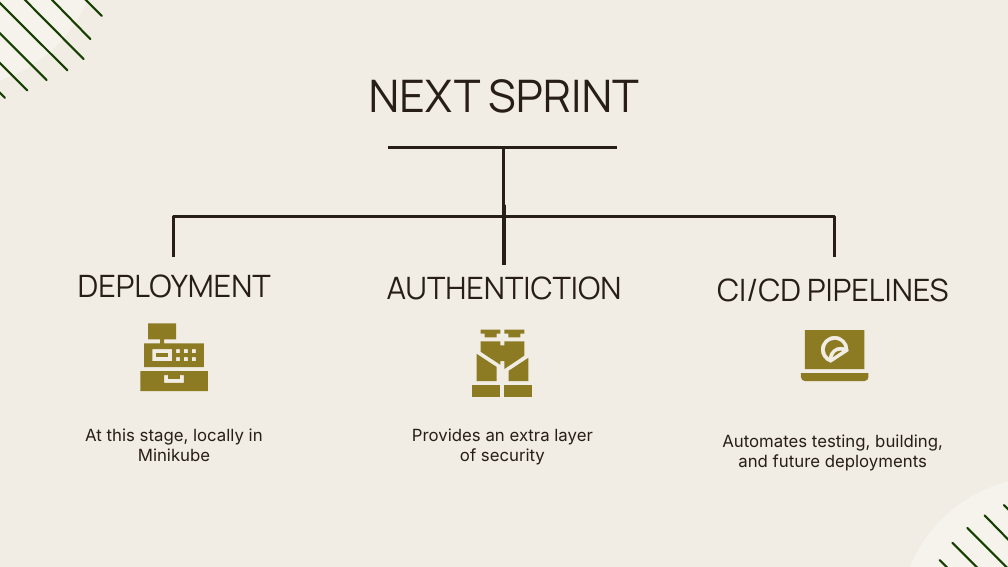
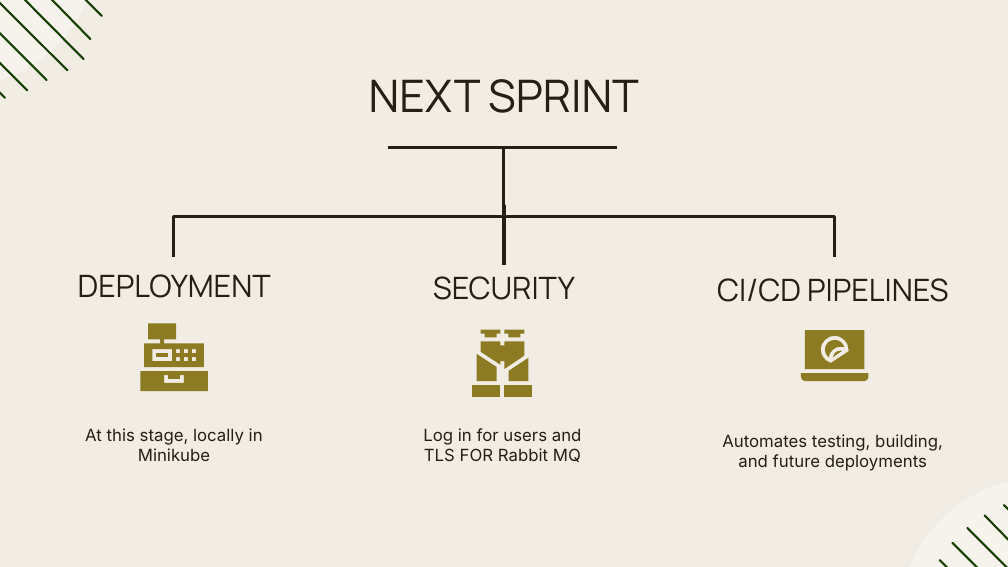
Before and after one commit to ViktoriaTodorova2003/SpendSense, a slide deck: slide 7 of Documentation/SpendSenseWeek8.pptx (slide 6 before the commit). Drawn at 1008x567 pixels with LibreOffice and Linux fonts; fonts in the diff are those of the drawing. Boxes give left, top, right and bottom in pixels: in the first picture for what was removed or moved away, otherwise in the second. Text is boxed around its words. In the diff, an @@ line names an element or a change of style, - is before the commit and + after.

```diff
--- a/Documentation/SpendSenseWeek8.pptx
+++ b/Documentation/SpendSenseWeek8.pptx
@@ text at bbox=[433, 276, 575, 300]: text changed @@
-AUTHENTICTION
+SECURITY
@@ text at bbox=[423, 428, 582, 462]: text changed @@
-Provides an extra layer of security
+Log in for users and TLS FOR Rabbit MQ
```
Also in this commit, not shown: 1 other slide changed, 1 slide added, 2 other files.
